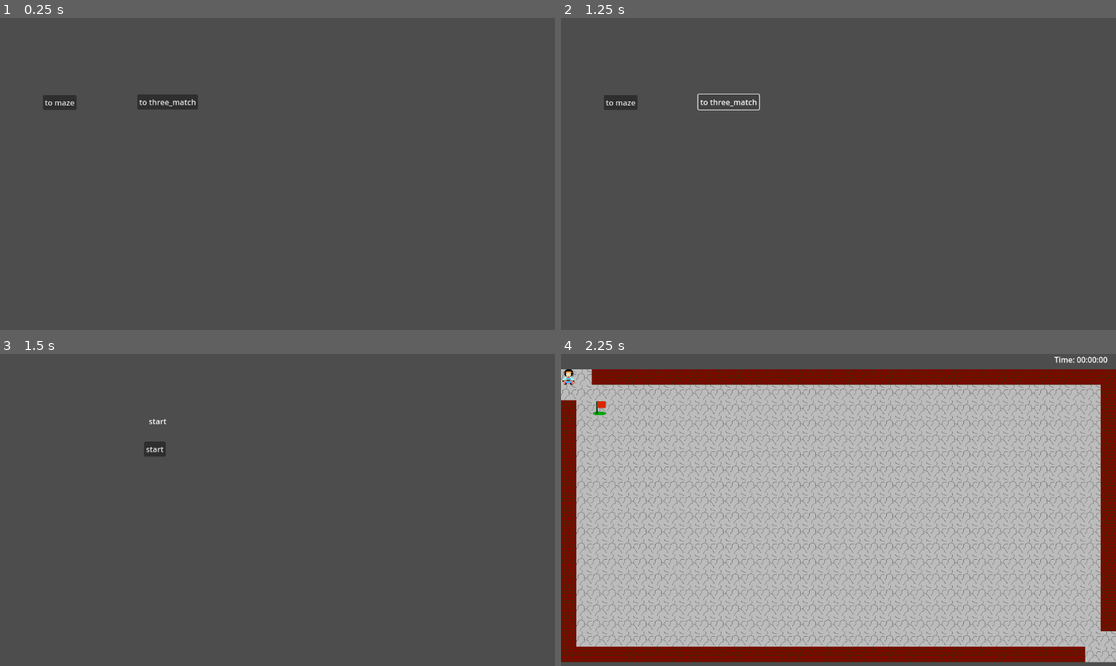
Above: before the commit, frames 1-4 (two rows, left to right).
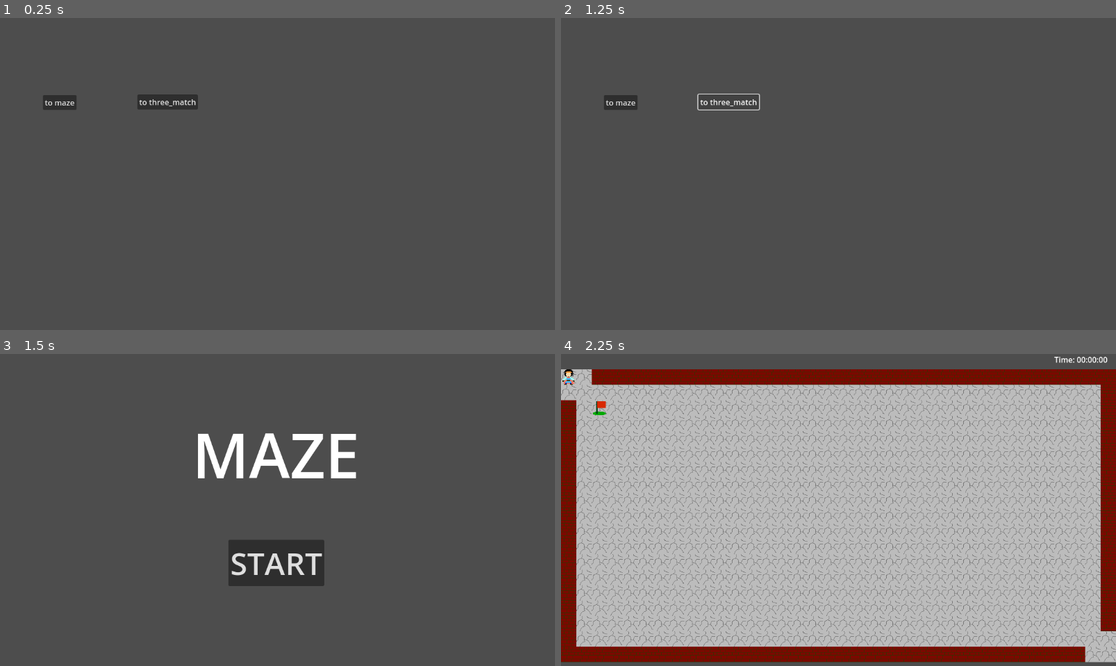
Above: after the commit, the same moments.

Repository: mjXmsdgh/game_gallery
Game: Godot game, scene res://main/main.tscn
Two runs of this game, one before a commit and one after it. Both use one fixed random seed, a clock stepped at 60 frames per second and the inputs below.
Inputs:
- Up to frame 1 (0.25 s): no input
- Up to frame 2 (1.25 s): click "to three_match" at 0.5 s
- Up to frame 3 (1.5 s): click "to maze" at 1.25 s
- Up to frame 4 (2.25 s): click "start" (after the commit: "START") at 2 s

Frames 1-2 are identical in both runs. In frame 3, 4.5% of the frame differs, in the area x 26-65%, y 20-75%; in frame 4, nothing differs.

Commit message:
start screen

Diff:
--- a/game_scene/maze/1_start/start.tscn
+++ b/game_scene/maze/1_start/start.tscn
@@ -4,19 +4,21 @@
 
 [node name="Start" type="Node2D"]
 
-[node name="start" type="Label" parent="."]
-offset_left = 309.0
-offset_top = 128.0
-offset_right = 349.0
-offset_bottom = 151.0
-text = "start"
+[node name="title" type="Label" parent="."]
+offset_left = 399.0
+offset_top = 121.0
+offset_right = 747.0
+offset_bottom = 296.0
+theme_override_font_sizes/font_size = 128
+text = "MAZE"
 
 [node name="Button_start" type="Button" parent="."]
-offset_left = 299.0
-offset_top = 182.0
-offset_right = 344.0
-offset_bottom = 213.0
-text = "start"
+offset_left = 474.0
+offset_top = 386.0
+offset_right = 673.0
+offset_bottom = 482.0
+theme_override_font_sizes/font_size = 64
+text = "START"
 script = ExtResource("1_2f8ca")
 
 [connection signal="pressed" from="Button_start" to="Button_start" method="_on_pressed"]
